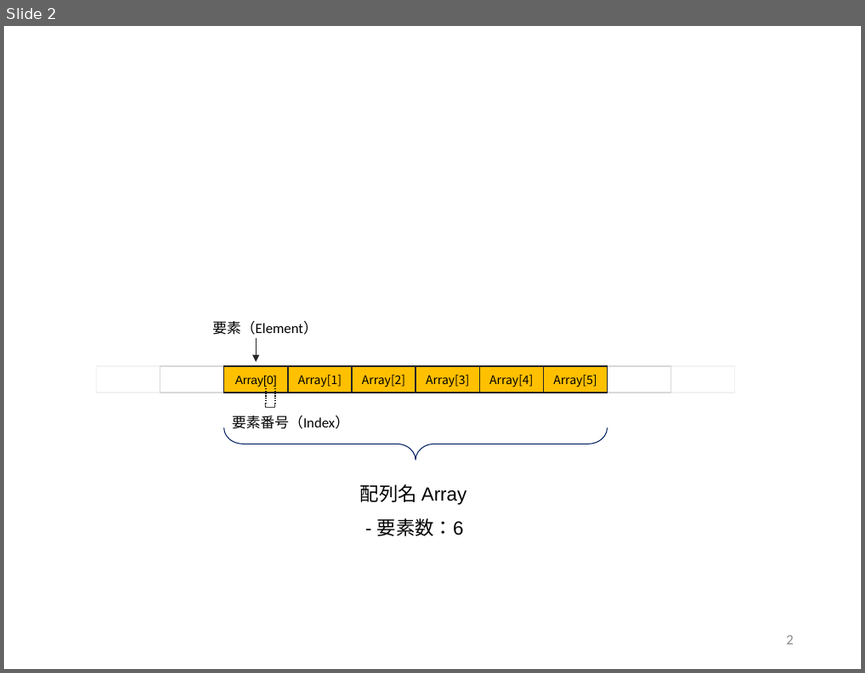
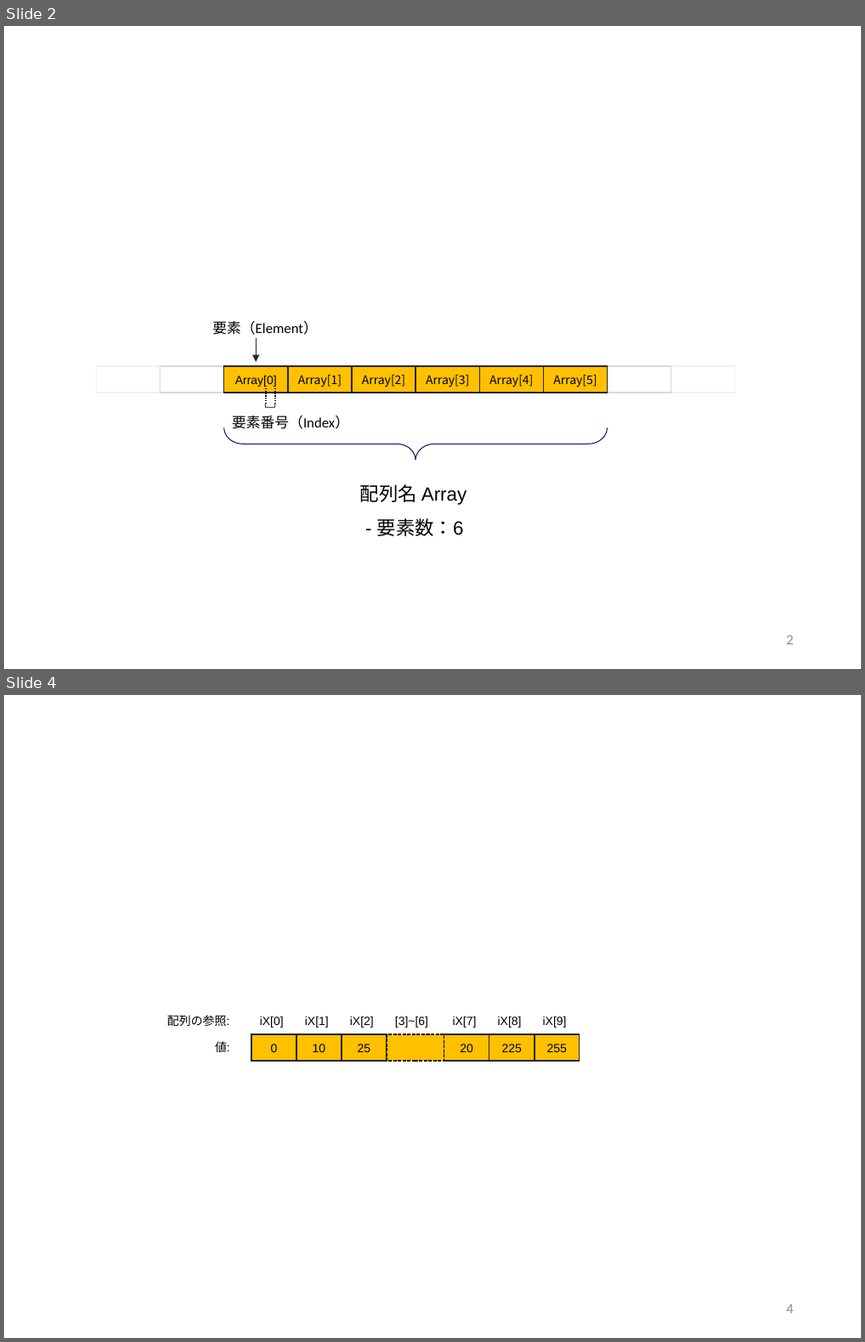
Before and after one commit to afukushimagit/afukushimagit.github.io, a slide deck: images/array/sozai.pptx. Shown one above the other, each under a label of ours: slide 2 before the commit, slides 2 and 4 after it; the slides between them are not shown. The pictures are 865x673 and 865x1342 pixels, drawn with LibreOffice and Linux fonts; fonts in the diff are those of the drawing. Boxes give left, top, right and bottom in pixels: in the first picture for what was removed or moved away, otherwise in the second. Text is boxed around its words. In the diff, an @@ line names an element or a change of style, - is before the commit and + after.

```diff
--- a/images/array/sozai.pptx
+++ b/images/array/sozai.pptx
@@ slide 4 added at bbox=[4, 695, 861, 1338], background #FFFFFF @@
@@ text added at bbox=[167, 1015, 230, 1026], 10 pt, text #000000 @@
+配列の参照:
@@ text added at bbox=[260, 1016, 284, 1027], 10 pt, text #000000 @@
+iX[0]
@@ text added at bbox=[305, 1016, 329, 1027], 10 pt, text #000000 @@
+iX[1]
@@ text added at bbox=[350, 1016, 374, 1027], 10 pt, text #000000 @@
+iX[2]
@@ text added at bbox=[395, 1016, 428, 1027], 10 pt, text #000000 @@
+[3]~[6]
@@ text added at bbox=[453, 1016, 477, 1027], 10 pt, text #000000 @@
+iX[7]
@@ text added at bbox=[498, 1016, 522, 1027], 10 pt, text #000000 @@
+iX[8]
@@ text added at bbox=[543, 1016, 567, 1027], 10 pt, text #000000 @@
+iX[9]
@@ text added at bbox=[215, 1041, 230, 1052], 10 pt, text #000000 @@
+値:
@@ rectangle added at bbox=[251, 1034, 297, 1061], fill #FFC000, outline #262626 1 pt, 10 pt, text #000000 @@
+0
@@ rectangle added at bbox=[296, 1034, 341, 1061], fill #FFC000, outline #262626 1 pt, 10 pt, text #000000 @@
+10
@@ rectangle added at bbox=[341, 1034, 387, 1061], fill #FFC000, outline #262626 1 pt, 10 pt, text #000000 @@
+25
@@ rectangle added at bbox=[387, 1034, 444, 1061], fill #FFC000, outline #000000 1 pt dashed @@
@@ rectangle added at bbox=[444, 1034, 490, 1061], fill #FFC000, outline #262626 1 pt, 10 pt, text #000000 @@
+20
@@ rectangle added at bbox=[489, 1034, 534, 1061], fill #FFC000, outline #262626 1 pt, 10 pt, text #000000 @@
+225
@@ rectangle added at bbox=[534, 1034, 579, 1061], fill #FFC000, outline #262626 1 pt, 10 pt, text #000000 @@
+255
@@ page number added at bbox=[786, 1304, 793, 1313], 12 pt, text #8C8C8C @@
+4
```
Also in this commit, not shown: 1 slide changed, 7 other slides added, 32 other files.
